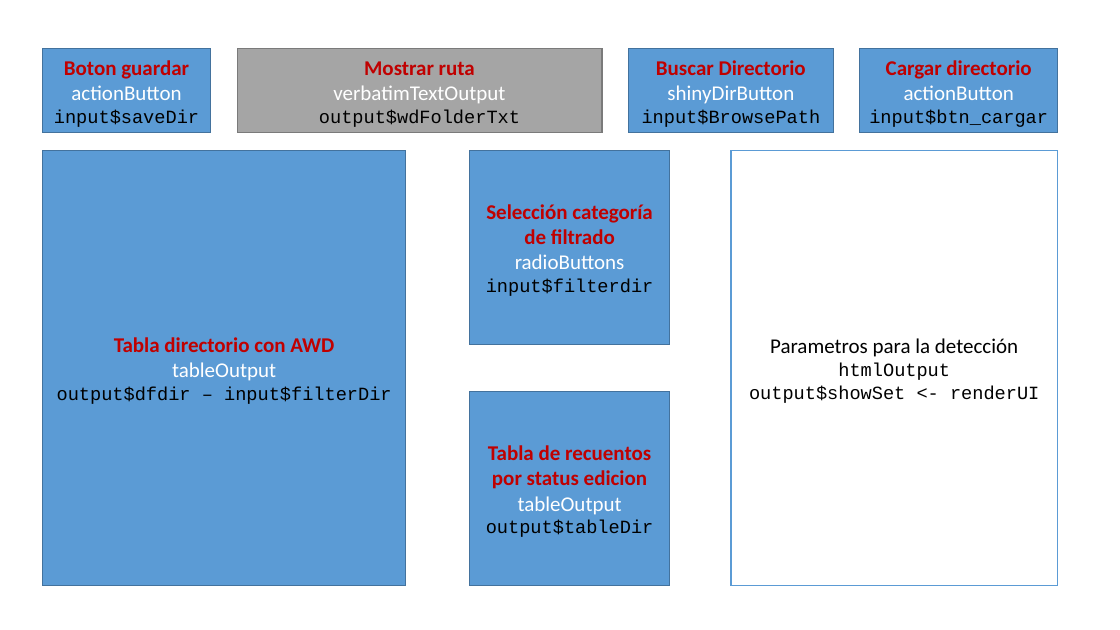
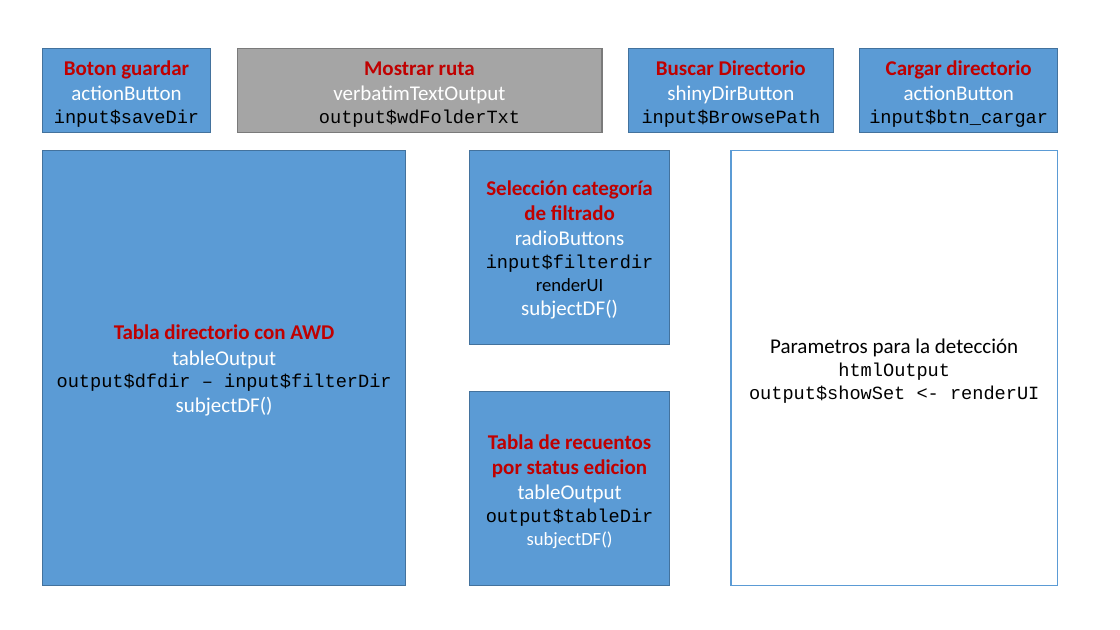
Before and after one commit to olitroski/Actigrafia, a slide deck: slide 2 of flujo edicion.pptx (slide 4 before the commit). Drawn at 1120x630 pixels with LibreOffice and Linux fonts; fonts in the diff are those of the drawing. Boxes give left, top, right and bottom in pixels: in the first picture for what was removed or moved away, otherwise in the second. Text is boxed around its words. In the diff, an @@ line names an element or a change of style, - is before the commit and + after.

```diff
--- a/flujo edicion.pptx
+++ b/flujo edicion.pptx
@@ text in rectangle at [521, 278, 618, 319]: paragraphs added @@
+renderUI
+subjectDF()
@@ text in rectangle at [176, 397, 273, 416]: paragraph added @@
+subjectDF()
@@ text in rectangle at [527, 531, 613, 548]: paragraph added @@
+subjectDF()
```
Also in this commit, not shown: 4 other slides changed, 5 slides added, 6 other files.
